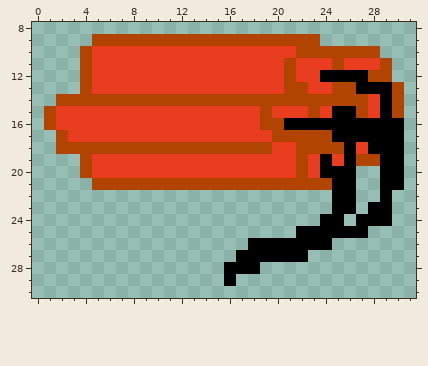
Pixel-art sprite: img/monster5.png. The first picture shows the starting point.
The file is 32x32 pixels. Shown: x 0..31, y 8..30.
After:
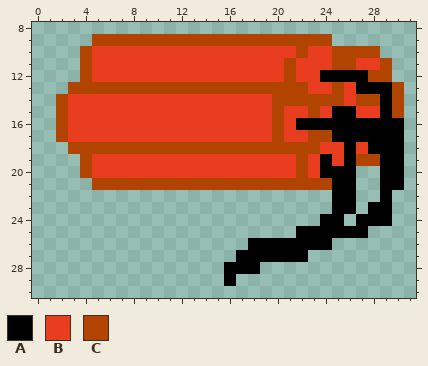
Palette (. is transparent): A #000000  B #e83e1f  C #b04400
Edits made:
The edit turns colour A into colour B in row 16 at x 21.
The edit turns colour C into colour B in row 10 at x 23 to 24; in row 13 at x 26; in row 14 at x 3 to 19 and 26; in row 15 at x 19 and 27; in row 16 at x 19; in row 17 at x 21 to 22.
The edit turns colour C into colour B in row 18 at x 24 to 25.
There is now colour C in row 9 at x 24; in row 13 at x 3.
The edit turns colour B into colour C in row 11 at x 26; in row 13 at x 5 to 20; in row 14 at x 28; in row 15 at x 2 and 20; in row 16 at x 2; in row 18 at x 20 to 21.
The edit erases colour C in rows 15 to 16 at x 1; in row 18 at x 2.
Changed places in both pictures, as pixel boxes (x1, y1, x2, y2):
changed: (44, 34, 380, 154)
